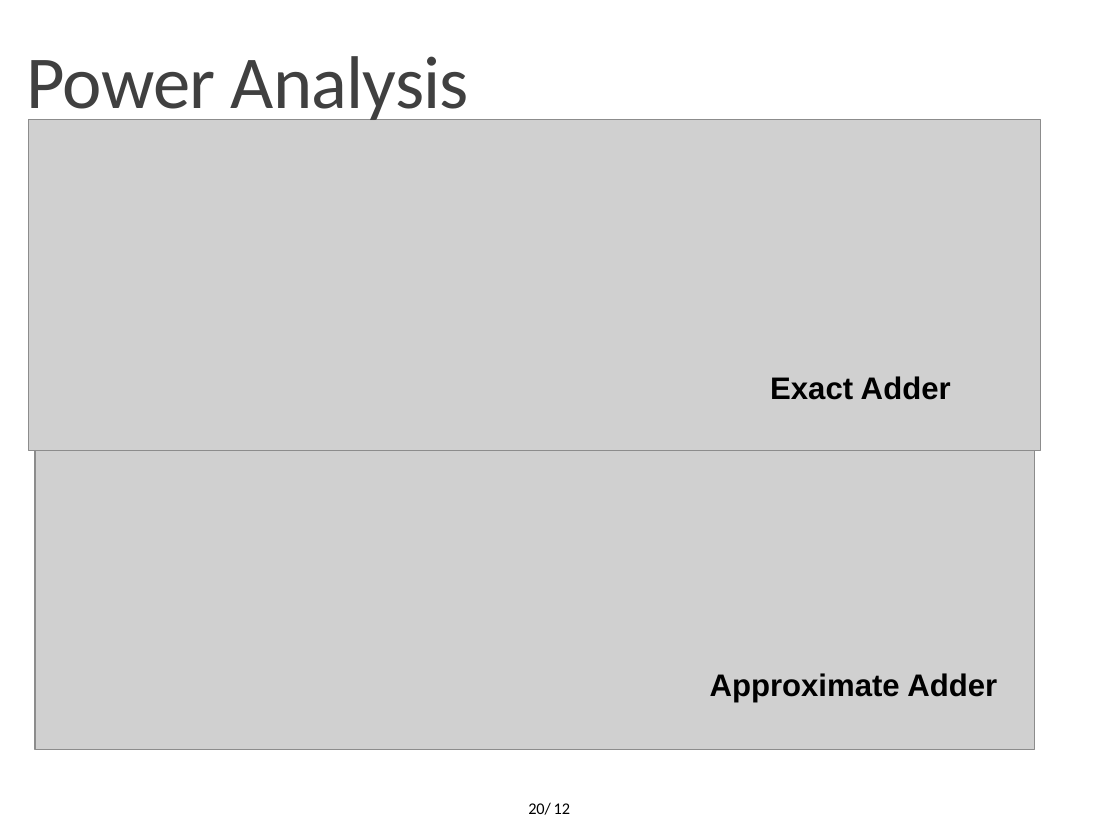
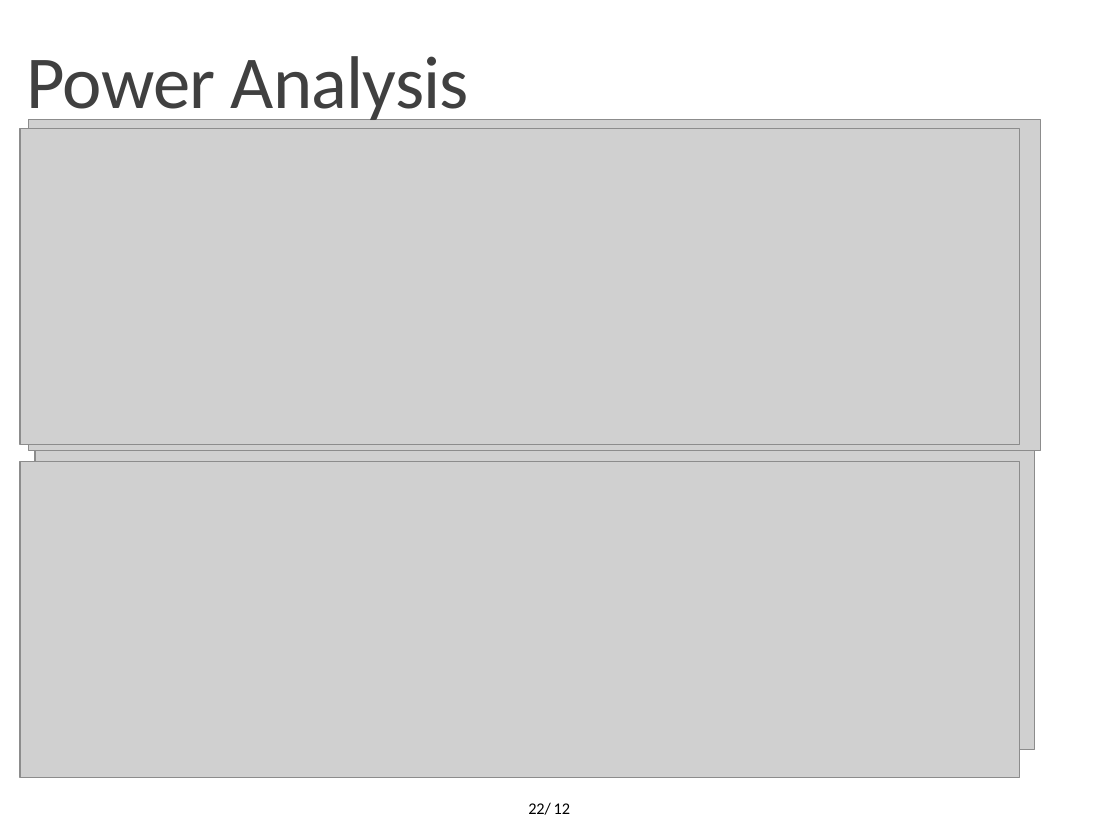
Before and after one commit to OrionLightning/Approximate-Circuit, a slide deck: slide 22 of Presentation Slides/Second Midterm (11-01-2022)/Midterm 11-01-2022.pptx (slide 20 before the commit). Drawn at 1120x840 pixels with LibreOffice and Linux fonts; fonts in the diff are those of the drawing; grey boxes stand for pictures; background and template pictures are left out. Boxes give left, top, right and bottom in pixels: in the first picture for what was removed or moved away, otherwise in the second. Text is boxed around its words. In the diff, an @@ line names an element or a change of style, - is before the commit and + after.

```diff
--- a/Presentation Slides/Second Midterm (11-01-2022)/Midterm 11-01-2022.pptx
+++ b/Presentation Slides/Second Midterm (11-01-2022)/Midterm 11-01-2022.pptx
@@ picture added at [20, 129, 1019, 445] @@
@@ picture added at [20, 461, 1019, 777] @@
@@ page number at [528, 802, 551, 815]: text changed @@
-20/
+22/
```
Also in this commit, not shown: 8 other slides changed, 1 slide added.
